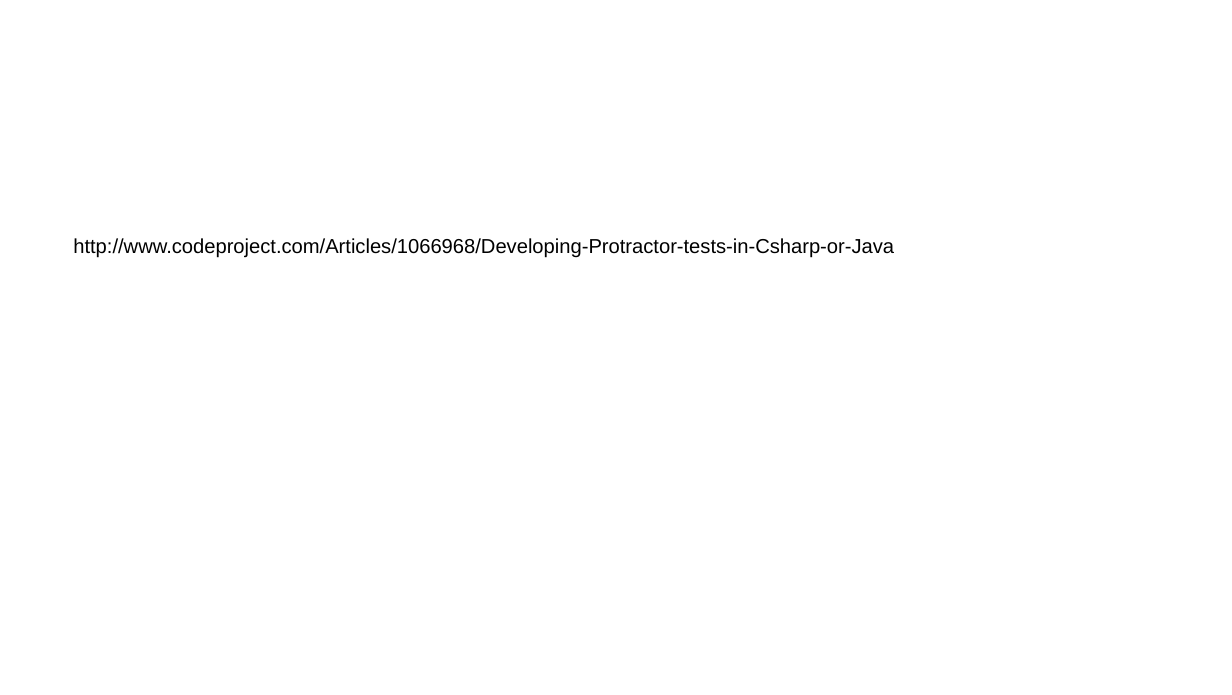
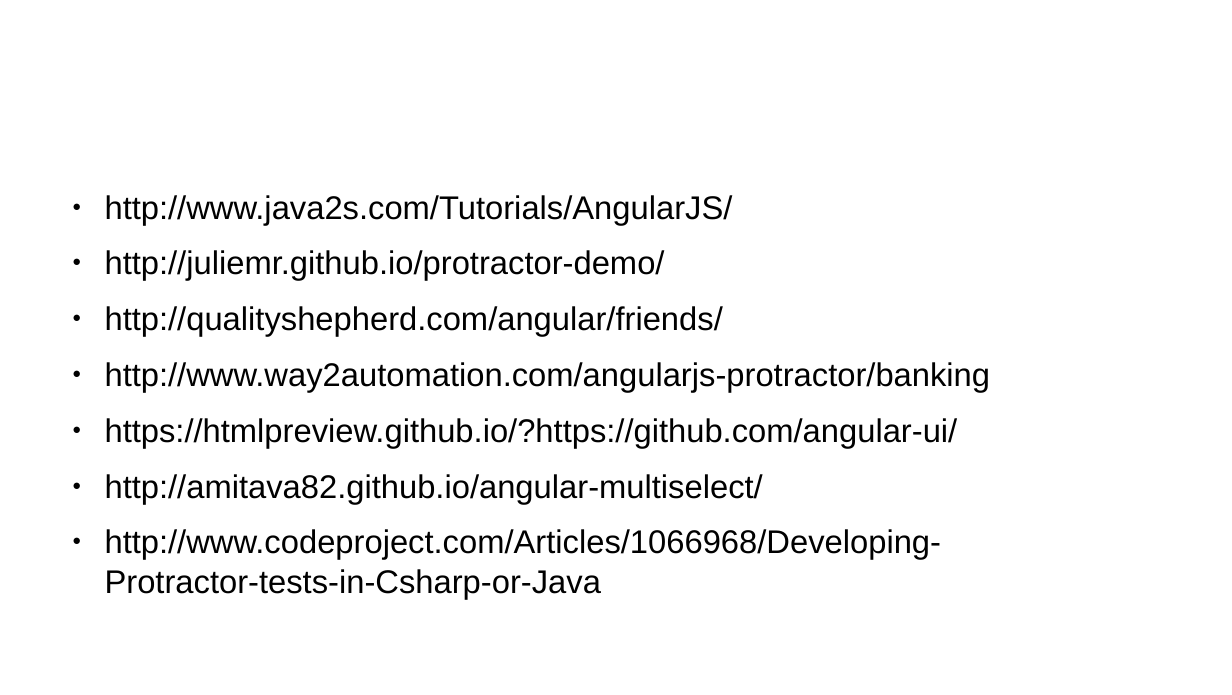
Before and after one commit to sergueik/selenium_java, a slide deck: slide 18 of protractor/protractor.odp (slide 13 before the commit). Drawn at 1232x695 pixels with LibreOffice and Linux fonts; fonts in the diff are those of the drawing; background and template pictures are left out. Boxes give left, top, right and bottom in pixels: in the first picture for what was removed or moved away, otherwise in the second. Text is boxed around its words. In the diff, an @@ line names an element or a change of style, - is before the commit and + after.

```diff
--- a/protractor/protractor.odp
+++ b/protractor/protractor.odp
@@ text added at (105, 195, 991, 600), 25.9 pt, text #000000 @@
+● http://www.java2s.com/Tutorials/AngularJS/
+● http://juliemr.github.io/protractor-demo/
+● http://qualityshepherd.com/angular/friends/
+● http://www.way2automation.com/angularjs-protractor/banking
+● https://htmlpreview.github.io/?https://github.com/angular-ui/
+● http://amitava82.github.io/angular-multiselect/
+● http://www.codeproject.com/Articles/1066968/Developing-Protractor-tests-in-Csharp-or-Java
@@ text removed at (73, 238, 894, 258) @@
-http://www.codeproject.com/Articles/1066968/Developing-Protractor-tests-in-Csharp-or-Java
```
Also in this commit, not shown: 11 other slides changed, 6 slides added, 1 slide removed.
